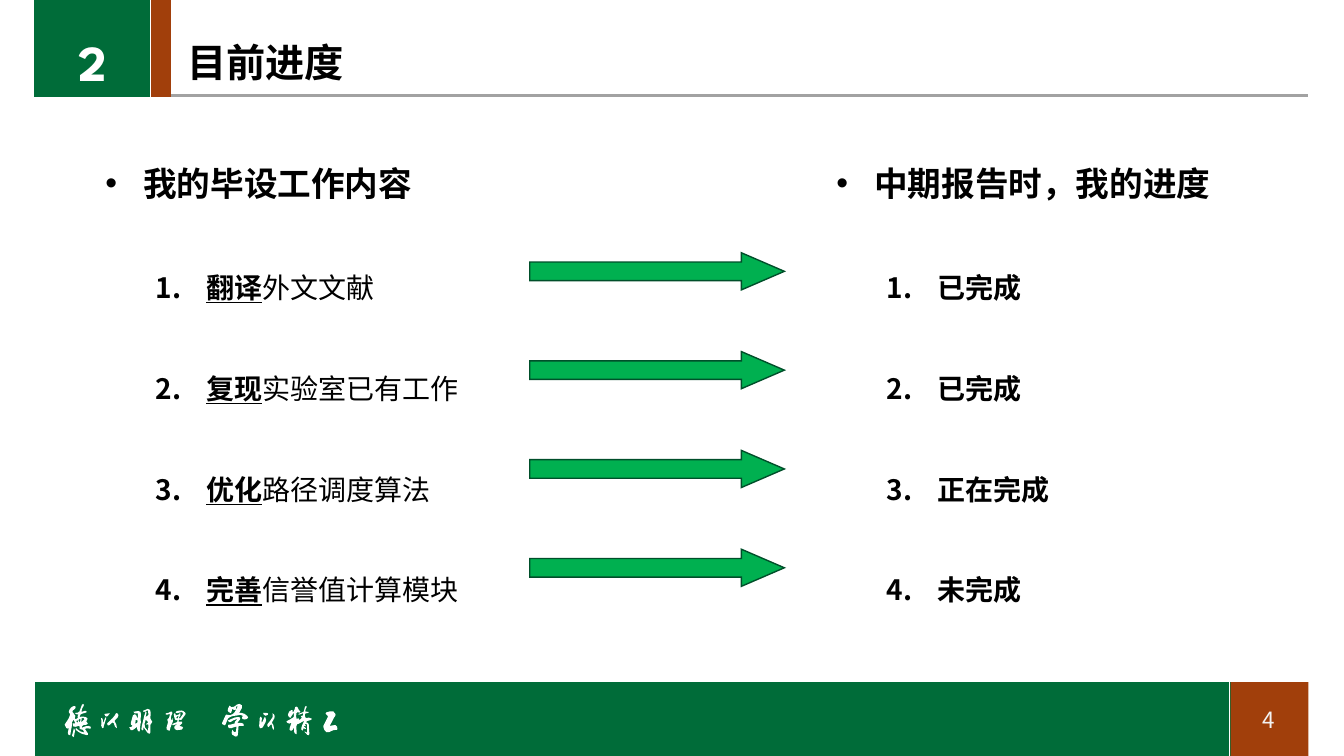
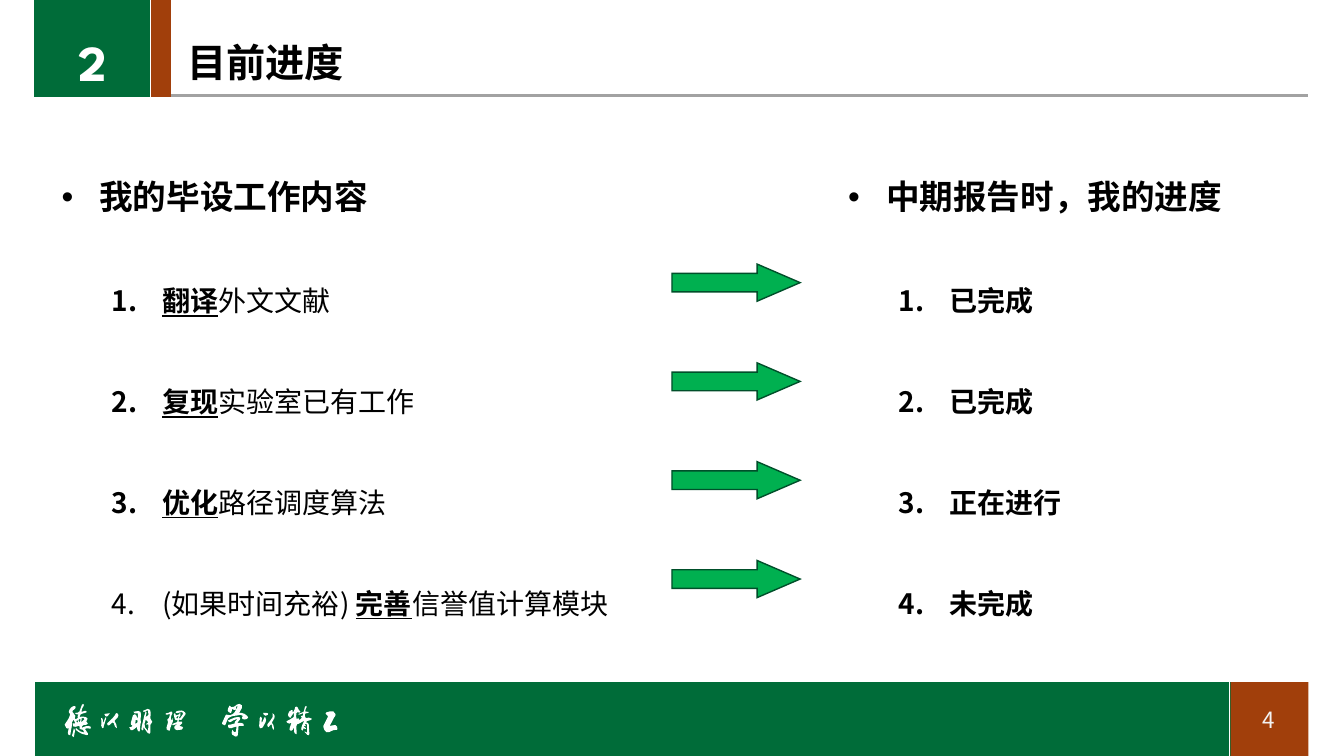
Before and after one commit to LancerEnk/GraduationDesign, a slide deck: slide 4 of doc/中期/中期_msj.pptx. Drawn at 1344x756 pixels with LibreOffice and Linux fonts; fonts in the diff are those of the drawing; background and template pictures are left out. Boxes give left, top, right and bottom in pixels: in the first picture for what was removed or moved away, otherwise in the second. Text is boxed around its words. In the diff, an @@ line names an element or a change of style, - is before the commit and + after.

```diff
--- a/doc/中期/中期_msj.pptx
+++ b/doc/中期/中期_msj.pptx
@@ text "我的毕设工作内容": place and size @@
-text "我的毕设工作内容" at [143, 167, 458, 606]
+text "我的毕设工作内容" at [99, 180, 608, 620]
@@ text "中期报告时，我的进度": place and size @@
-text "中期报告时，我的进度" at [874, 167, 1210, 603]
+text "中期报告时，我的进度" at [886, 180, 1222, 617]
@@ right arrow: place and size @@
-right arrow at [530, 253, 785, 290]
+right arrow at [673, 264, 801, 301]
@@ right arrow: place and size @@
-right arrow at [530, 352, 785, 389]
+right arrow at [673, 363, 801, 400]
@@ right arrow: place and size @@
-right arrow at [530, 451, 785, 488]
+right arrow at [673, 462, 801, 499]
@@ text at [949, 489, 1061, 516]: text changed @@
-  3. 正在完成
+  3. 正在进行
@@ right arrow: place and size @@
-right arrow at [530, 549, 785, 587]
+right arrow at [673, 561, 801, 598]
@@ text at [162, 590, 608, 620]: text changed @@
-  4. 完善信誉值计算模块
+  4. (如果时间充裕) 完善信誉值计算模块
```
Also in this commit, not shown: 4 other slides changed, 1 other file.
